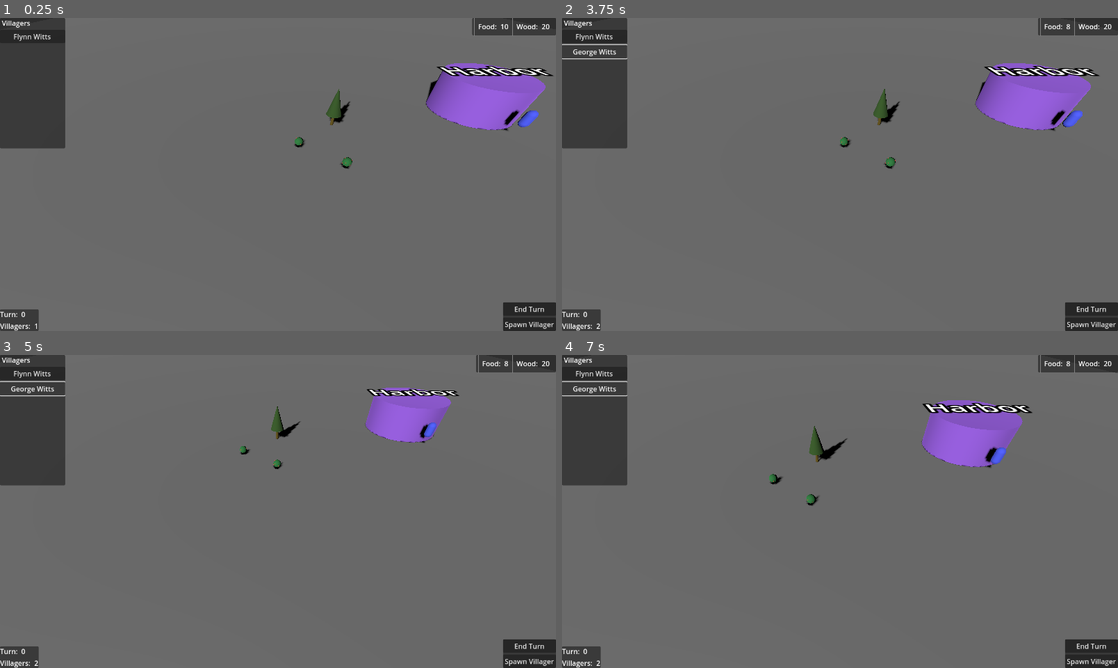
Above: before the commit, frames 1-4 (two rows, left to right).
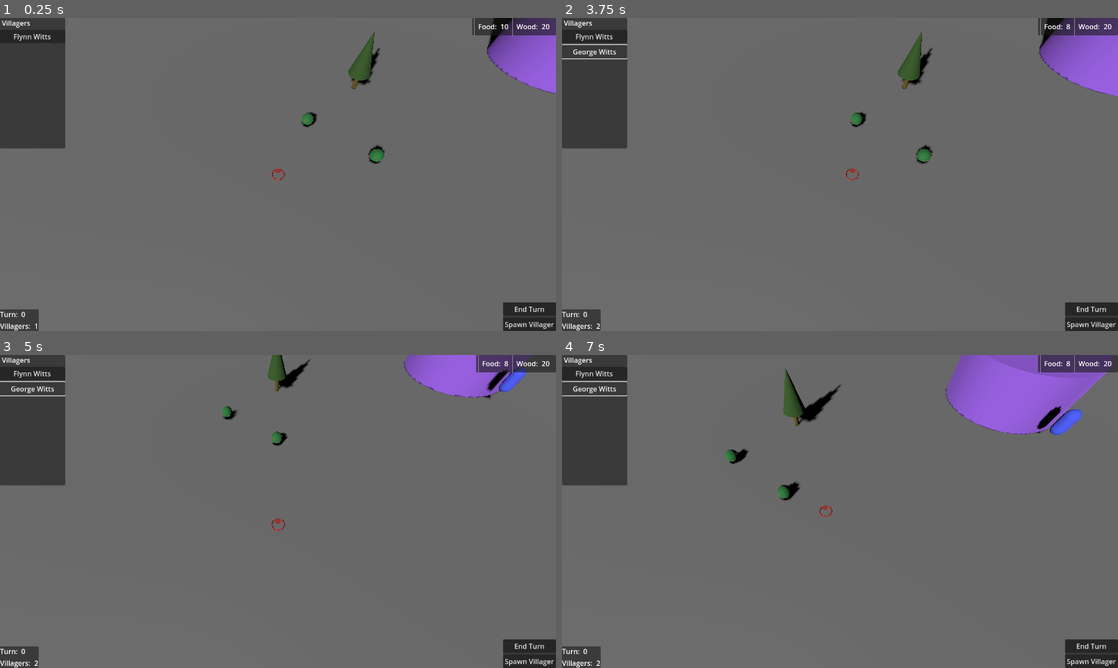
Above: after the commit, the same moments.

Repository: Sigf/Harbor
Game: Godot game, scene res://World/main.tscn
Two runs of this game, one before a commit and one after it. Both use one fixed random seed, a clock stepped at 60 frames per second and the inputs below.
Inputs:
- Up to frame 1 (0.25 s): no input
- Up to frame 2 (3.75 s): click "End Turn" at 0.5 s; click "Spawn Villager" at 1.25 s; click "Flynn Witts" at 2 s; click "George Witts" at 2.75 s; tap Enter at 3.5 s; hold D (move_right) from 3.53 s (still down)
- Up to frame 3 (5 s): release D (move_right) at 4.28 s; hold S (move_backward) from 4.28 s (still down)
- Up to frame 4 (7 s): release S (move_backward) at 5.03 s; hold D (move_right) 5.03-5.78 s; hold W (move_forward) 5.78-6.53 s; hold A (move_left) from 6.53 s (still down)

The runs differ from the first frame. In frame 1, 6.4% of the frame differs, in the area x 48-100%, y 0-52%; in frame 2, 6.9%; in frame 3, 5.4%; in frame 4, 9.1%, in the area x 29-100%, y 0-52%.

Commit message:
Add smooth movements to camera controls + tilt and zoom controls + world cursor

Diff:
--- a/World/player_camera_controller.gd
+++ b/World/player_camera_controller.gd
@@ -1,20 +1,35 @@
 class_name PlayerCameraController extends Node3D
 
 @export var camera: Camera3D
+@export var spring_arm: SpringArm3D
+@export var cursor_node: Node3D
+
 @export var move_speed: float = 10.0
 @export var rotation_speed: float = 2.0
-@export var camera_distance: float = 15.0
-@export var camera_height: float = 30.0
+@export var camera_min_distance: float = 5.0
+@export var camera_max_distance: float = 15.0
+@export var camera_min_angle: float = 30.0
+@export var camera_max_angle: float = 60.0
+@export var zoom_speed: float = 5.0
+@export var smooth_movement: bool = true
+@export var smooth_speed: float = 5.0
 
 var target_position: Vector3 = Vector3.ZERO
 var current_rotation: float = 0.0
+var current_camera_angle: float = 0.0
+var current_camera_distance: float = 10.0
 
 # Called when the node enters the scene tree for the first time.
 func _ready() -> void:
-	if not camera:
-		camera = $Camera3D
+	assert(is_instance_valid(camera))
+	assert(is_instance_valid(spring_arm))
+	assert(is_instance_valid(cursor_node))
 
-	update_camera_transform()
+	spring_arm.spring_length = camera_max_distance
+	current_camera_angle = camera_max_angle
+	current_camera_distance = camera_max_distance
+
+	update_camera_transform(1.0)
 
 
 # Called every frame. 'delta' is the elapsed time since the previous frame.
@@ -22,6 +37,10 @@
 	# Update rotation
 	var rotate_input := -Input.get_action_strength("rotate_right") + Input.get_action_strength("rotate_left")
 	current_rotation += rotate_input * rotation_speed * delta * 100.0
+
+	var tilt_input := -Input.get_action_strength("rotate_up") + Input.get_action_strength("rotate_down")
+	current_camera_angle += tilt_input * rotation_speed * delta * 100.0
+	current_camera_angle = clamp(current_camera_angle, camera_min_angle, camera_max_angle)
 
 	# Update target location
 	var move_input := Vector2(Input.get_action_strength("move_forward") - Input.get_action_strength("move_backward"), Input.get_action_raw_strength("move_right") - Input.get_action_strength("move_left"))
@@ -34,17 +53,23 @@
 	target_position += camera_forward * move_input.x * move_speed * delta
 	target_position += camera_side * move_input.y * move_speed * delta
 
-	update_camera_transform()
+	# Update camera distance
+	var zoom_input := -Input.get_action_strength("zoom_in") + Input.get_action_strength("zoom_out")
+	current_camera_distance += zoom_input * zoom_speed * delta
+	current_camera_distance = clamp(current_camera_distance, camera_min_distance, camera_max_distance)
+
+	update_camera_transform(delta)
 
 
-func update_camera_transform() -> void:
+func update_camera_transform(delta: float) -> void:
 	assert(is_instance_valid(camera))
+	assert(is_instance_valid(spring_arm))
 
-	var offset := Vector3(0.0, camera_height, camera_distance)
-	offset = offset.rotated(Vector3.UP, deg_to_rad(current_rotation))
-
-	camera.position = target_position + offset
-	camera.look_at(target_position, Vector3.UP)
+	spring_arm.rotation_degrees.y = lerp(spring_arm.rotation_degrees.y, current_rotation, clampf(smooth_speed * delta, 0.0, 1.0)) if smooth_movement else current_rotation
+	spring_arm.rotation_degrees.x = lerp(spring_arm.rotation_degrees.x, -current_camera_angle, clampf(smooth_speed * delta, 0.0, 1.0)) if smooth_movement else -current_camera_angle
+	spring_arm.position = lerp(spring_arm.position, target_position, clampf(smooth_speed * delta, 0.0, 1.0)) if smooth_movement else target_position
+	spring_arm.spring_length = lerp(spring_arm.spring_length, current_camera_distance, clampf(smooth_speed * delta, 0.0, 1.0)) if smooth_movement else current_camera_distance
+	cursor_node.position = target_position
 
 
 func _on_start_pressed() -> void:
--- a/World/player_camera_rig.tscn
+++ b/World/player_camera_rig.tscn
@@ -1,10 +1,53 @@
-[gd_scene load_steps=2 format=3 uid="uid://rbwjy0emnyoe"]
+[gd_scene load_steps=7 format=3 uid="uid://rbwjy0emnyoe"]
 
 [ext_resource type="Script" uid="uid://bs4w3trp08gnx" path="res://World/player_camera_controller.gd" id="1_qgm1y"]
 
-[node name="player_camera_rig" type="Node3D" node_paths=PackedStringArray("camera")]
+[sub_resource type="SphereShape3D" id="SphereShape3D_wd4pi"]
+
+[sub_resource type="CylinderMesh" id="CylinderMesh_wd4pi"]
+top_radius = 0.1
+bottom_radius = 0.0
+height = 0.2
+radial_segments = 12
+rings = 1
+
+[sub_resource type="StandardMaterial3D" id="StandardMaterial3D_q70rn"]
+albedo_color = Color(0.7884682, 0.26713496, 0.2352356, 1)
+
+[sub_resource type="TorusMesh" id="TorusMesh_rjsgv"]
+inner_radius = 0.2
+outer_radius = 0.25
+rings = 12
+ring_segments = 6
+
+[sub_resource type="StandardMaterial3D" id="StandardMaterial3D_c7s83"]
+albedo_color = Color(0.7884682, 0.26713496, 0.2352356, 1)
+
+[node name="player_camera_rig" type="Node3D" node_paths=PackedStringArray("camera", "spring_arm", "cursor_node")]
 script = ExtResource("1_qgm1y")
-camera = NodePath("main_camera")
-camera_height = 15.0
+camera = NodePath("SpringArm3D/main_camera")
+spring_arm = NodePath("SpringArm3D")
+cursor_node = NodePath("Cursor")
+zoom_speed = 15.0
+smooth_speed = 8.0
 
-[node name="main_camera" type="Camera3D" parent="."]
+[node name="SpringArm3D" type="SpringArm3D" parent="."]
+shape = SubResource("SphereShape3D_wd4pi")
+
+[node name="main_camera" type="Camera3D" parent="SpringArm3D"]
+
+[node name="Cursor" type="Node3D" parent="."]
+transform = Transform3D(2, 0, 0, 0, 2, 0, 0, 0, 2, 0, 0, 0)
+
+[node name="MeshInstance3D" type="MeshInstance3D" parent="Cursor"]
+transform = Transform3D(1, 0, 0, 0, 1, 0, 0, 0, 1, 0, 0.1616843, 0)
+cast_shadow = 0
+gi_mode = 0
+mesh = SubResource("CylinderMesh_wd4pi")
+surface_material_override/0 = SubResource("StandardMaterial3D_q70rn")
+
+[node name="MeshInstance3D2" type="MeshInstance3D" parent="Cursor"]
+cast_shadow = 0
+gi_mode = 0
+mesh = SubResource("TorusMesh_rjsgv")
+surface_material_override/0 = SubResource("StandardMaterial3D_c7s83")
--- a/project.godot
+++ b/project.godot
@@ -101,3 +101,23 @@
 "events": [Object(InputEventJoypadButton,"resource_local_to_scene":false,"resource_name":"","device":-1,"button_index":2,"pressure":0.0,"pressed":false,"script":null)
 ]
 }
+rotate_up={
+"deadzone": 0.2,
+"events": [Object(InputEventJoypadMotion,"resource_local_to_scene":false,"resource_name":"","device":-1,"axis":3,"axis_value":-1.0,"script":null)
+]
+}
+rotate_down={
+"deadzone": 0.2,
+"events": [Object(InputEventJoypadMotion,"resource_local_to_scene":false,"resource_name":"","device":-1,"axis":3,"axis_value":1.0,"script":null)
+]
+}
+zoom_in={
+"deadzone": 0.2,
+"events": [Object(InputEventJoypadMotion,"resource_local_to_scene":false,"resource_name":"","device":-1,"axis":5,"axis_value":1.0,"script":null)
+]
+}
+zoom_out={
+"deadzone": 0.2,
+"events": [Object(InputEventJoypadMotion,"resource_local_to_scene":false,"resource_name":"","device":-1,"axis":4,"axis_value":1.0,"script":null)
+]
+}
